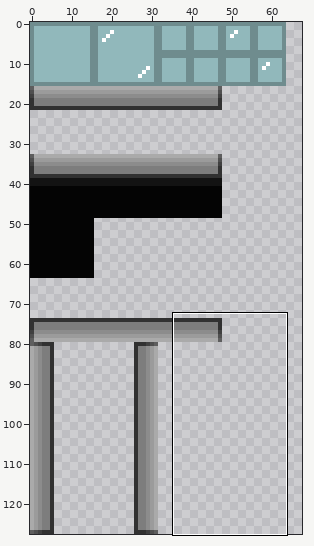
Sprite sheet: assets/sprites/PhaseShift_LabTiles.png. The picture above shows the old version from afar; the outline marks the close-up.
Close-up. As it was:
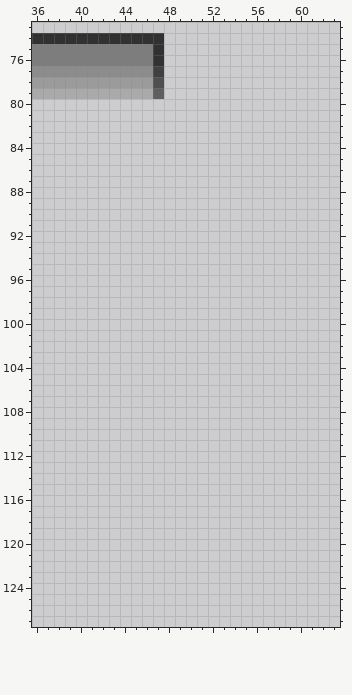
The file is 128x128 pixels. Colours within 5 levels of each other are drawn and written as one. Shown: x 36..63, y 73..127. The wide view leaves out empty margins. The commit also changed other parts of the picture, which this record leaves out.
And afterwards:
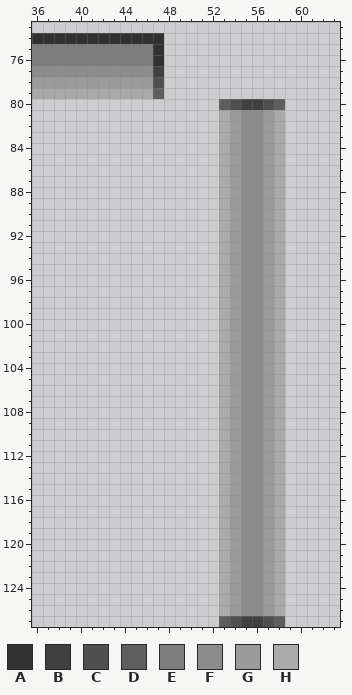
Palette (. is transparent): A #313131  B #404040  C #4f4f4f  D #5e5e5e  E #7d7d7d  F #8c8c8c  G #9b9b9b  H #aaaaaa
Difference:
The author put colour B in row 80 at x 55 to 56; in row 127 at x 55 to 56.
The author put colour C in row 80 at x 54 and 57; in row 127 at x 54 and 57.
The author put colour D in row 80 at x 53 and 58; in row 127 at x 53 and 58.
The author put colour F in rows 81 to 126 at x 55 to 56.
The author put colour G in rows 81 to 126 at x 54 and 57.
The author put colour H in rows 81 to 126 at x 53 and 58.
Changed places in both close-ups, as pixel boxes (x1, y1, x2, y2):
added: (219, 99, 285, 627)
